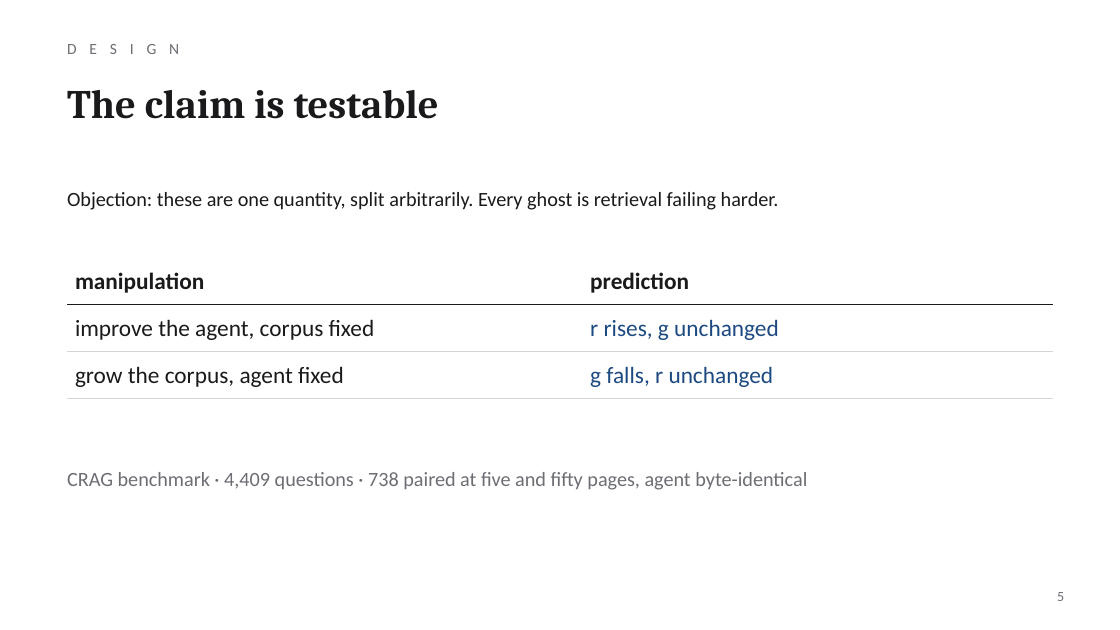
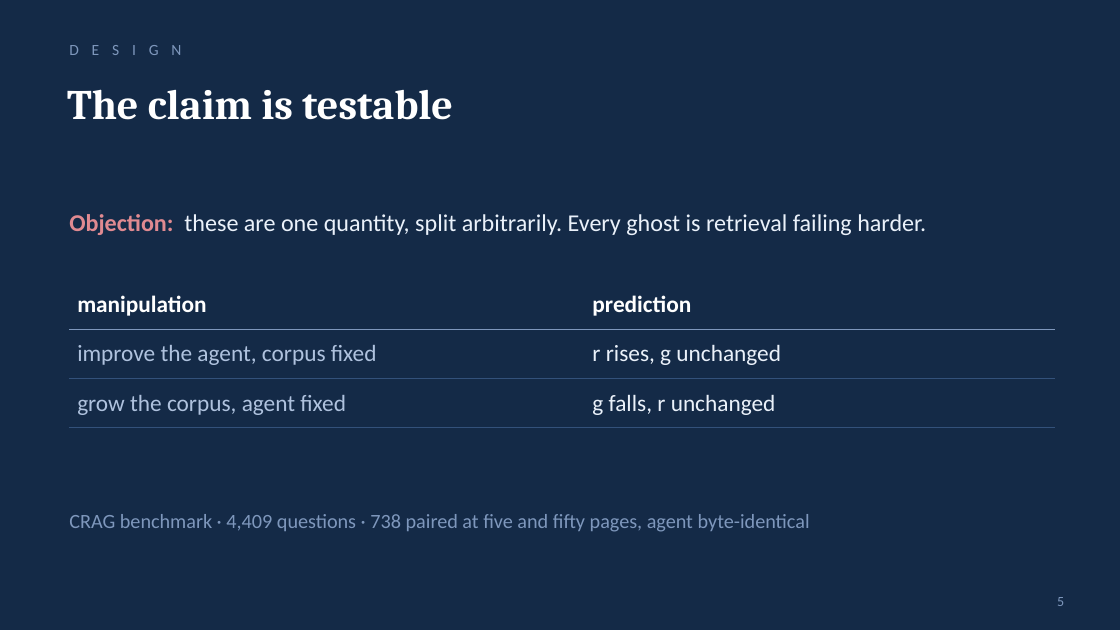
Before and after one commit to shecode-hue/knowing-where-not-to-look, a slide deck: slide 5 of presentation/knowing_where_not_to_look.pptx. Drawn at 1120x630 pixels with LibreOffice and Linux fonts; fonts in the diff are those of the drawing. Boxes give left, top, right and bottom in pixels: in the first picture for what was removed or moved away, otherwise in the second. Text is boxed around its words. In the diff, an @@ line names an element or a change of style, - is before the commit and + after.

Commit message:
Dark redesign of the deck, verified by rendering every slide
preview.py rasterizes the pptx with Office's own Cambria and Calibri so
slides are inspected as pixels, not coordinates. Figures regenerated as
title-free plates mounted on the deep-navy ground; subscripts are real
subscript runs (Cambria lacks U+209B); math table cells set in Cambria
because Calibri lacks the element-of glyphs. Geometry lint 0 flags.

```diff
--- a/presentation/knowing_where_not_to_look.pptx
+++ b/presentation/knowing_where_not_to_look.pptx
@@ background #FFFFFF to #142A47 @@
@@ text "The claim is testable" at [67, 89, 453, 120]: size 26 to 27 pt, text colour #1A1A1C to #FFFFFF @@
@@ text "Objection: these are one quantity, ...": place and size @@
-text "Objection: these are one quantity, ..." at [67, 192, 779, 210]
+text "Objection: these are one quantity, ..." at [69, 214, 926, 235]
@@ text "Objection: these are one quantity, ..." at [69, 214, 926, 235]: size 13 to 15.5 pt; text colour #1A1A1C to #E08A91, bold on in "Objection:"; text colour #1A1A1C to #EAF1FA in "these are one quantity, split arbitrarily. Every ..." @@
@@ table at [69, 280, 1055, 419] @@
@@ fill #FFFFFF to #142A47 in 6 cells @@
@@ text colour #1A1A1C to #FFFFFF in "manipulation", "prediction" @@
@@ text colour #1A1A1C to #AFC2DE in "improve the agent, corpus fixed", "grow the corpus, agent fixed" @@
@@ text colour #1C4A80 to #EAF1FA in "r rises, g unchanged", "g falls, r unchanged" @@
@@ borders changed @@
@@ table: place and size @@
-table at [67, 258, 1053, 391]
+table at [69, 280, 1055, 419]
@@ text colour #6C6E74 to #7E97BC in 3 elements at [1057, 597, 1064, 606], [69, 45, 181, 55], [69, 514, 810, 532] @@
@@ text "CRAG benchmark · 4,409 questions ...": place and size @@
-text "CRAG benchmark · 4,409 questions ..." at [67, 472, 807, 490]
+text "CRAG benchmark · 4,409 questions ..." at [69, 514, 810, 532]
```
Also in this commit, not shown: 12 other slides changed, 3 other files.
